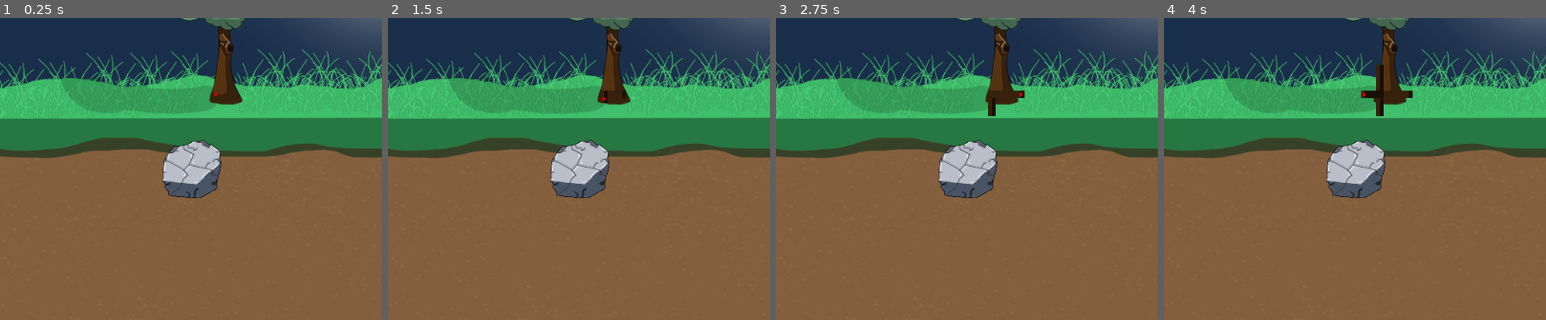
Above: before the commit, frames 1-4 (left to right).
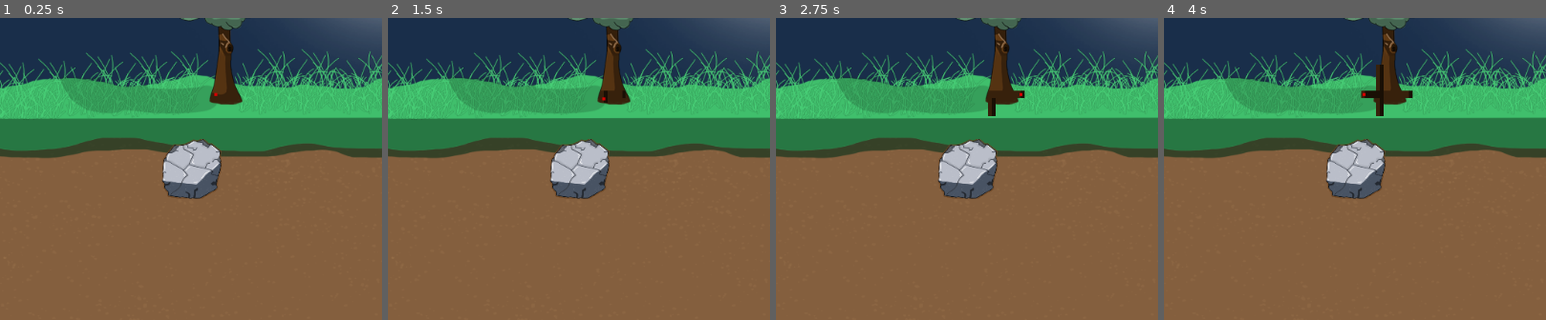
Above: after the commit, the same moments.

Repository: GunesUstunalp/GGJ2023Game
Game: Godot game, scene res://MainScene.tscn
The game is run twice, just before and just after one commit, with the same random seed, the same clock (stepped at 60 frames per second) and the same inputs.
Inputs:
- Up to frame 1 (0.25 s): no input
- Up to frame 2 (1.5 s): tap Enter at 0.5 s; hold D (move_right) 0.53-1.28 s; tap R (respawn) at 1.25 s; hold S (move_down) from 1.28 s (still down)
- Up to frame 3 (2.75 s): tap R (respawn) at 2 s; release S (move_down) at 2.03 s; hold D (move_right) from 2.03 s (still down)
- Up to frame 4 (4 s): tap R (respawn) at 2.75, 3.5 s; release D (move_right) at 2.78 s; hold W (move_up) 2.78-3.53 s; hold A (move_left) from 3.53 s (still down)
The pictures show only the part of the screen within x 22-72%, y 24-74%; the shares and areas given below are measured in that part.

The runs differ from the first frame. In frame 1, 0.2% of the frame differs, in the area x 42-58%, y 40-60%; in frame 2, 0.2%; in frame 3, 0.2%; in frame 4, 0.2%.

Commit message:
Added some more frames to animatedRock

Diff:
--- a/AnimatedRock.gd
+++ b/AnimatedRock.gd
@@ -1,5 +1,5 @@
 extends AnimatedSprite
 
 func _on_AnimatedSprite_animation_finished():
-	frame = 6
+	frame = 9
 	playing = false
--- a/AnimatedRock.tscn
+++ b/AnimatedRock.tscn
@@ -8,6 +8,9 @@
 [ext_resource path="res://Resources/stoneanimation2/6.png" type="Texture" id=6]
 [ext_resource path="res://Resources/stoneanimation2/2.png" type="Texture" id=7]
 [ext_resource path="res://AnimatedRock.gd" type="Script" id=8]
+[ext_resource path="res://Resources/stoneanimation2/7.png" type="Texture" id=9]
+[ext_resource path="res://Resources/stoneanimation2/8.png" type="Texture" id=10]
+[ext_resource path="res://Resources/stoneanimation2/9.png" type="Texture" id=11]
 
 [sub_resource type="SpriteFrames" id=1]
 animations = [ {
@@ -16,7 +19,7 @@
 "name": "default",
 "speed": 5.0
 }, {
-"frames": [ ExtResource( 2 ), ExtResource( 1 ), ExtResource( 7 ), ExtResource( 3 ), ExtResource( 4 ), ExtResource( 5 ), ExtResource( 6 ) ],
+"frames": [ ExtResource( 2 ), ExtResource( 1 ), ExtResource( 7 ), ExtResource( 3 ), ExtResource( 4 ), ExtResource( 5 ), ExtResource( 6 ), ExtResource( 9 ), ExtResource( 10 ), ExtResource( 11 ) ],
 "loop": true,
 "name": "found_rock",
 "speed": 5.0
--- a/RockSpawner.gd
+++ b/RockSpawner.gd
@@ -11,7 +11,7 @@
 signal rock_spawned
 
 func _ready():
-	rockImage = preload('res://Resources/stone2.png')
+	rockImage = preload('res://Resources/stoneanimation2/0.png')
 	var th = rockHalfWidth * 2
 	var tw = rockHalfWidth * 2
 	var imageSize = rockImage.get_size()
Not shown: 1 places in AnimatedRock.tscn that only renumber resources
Not shown, added: Resources/stoneanimation2/7.png.import
Not shown, added: Resources/stoneanimation2/8.png.import
Not shown, added: Resources/stoneanimation2/9.png.import
